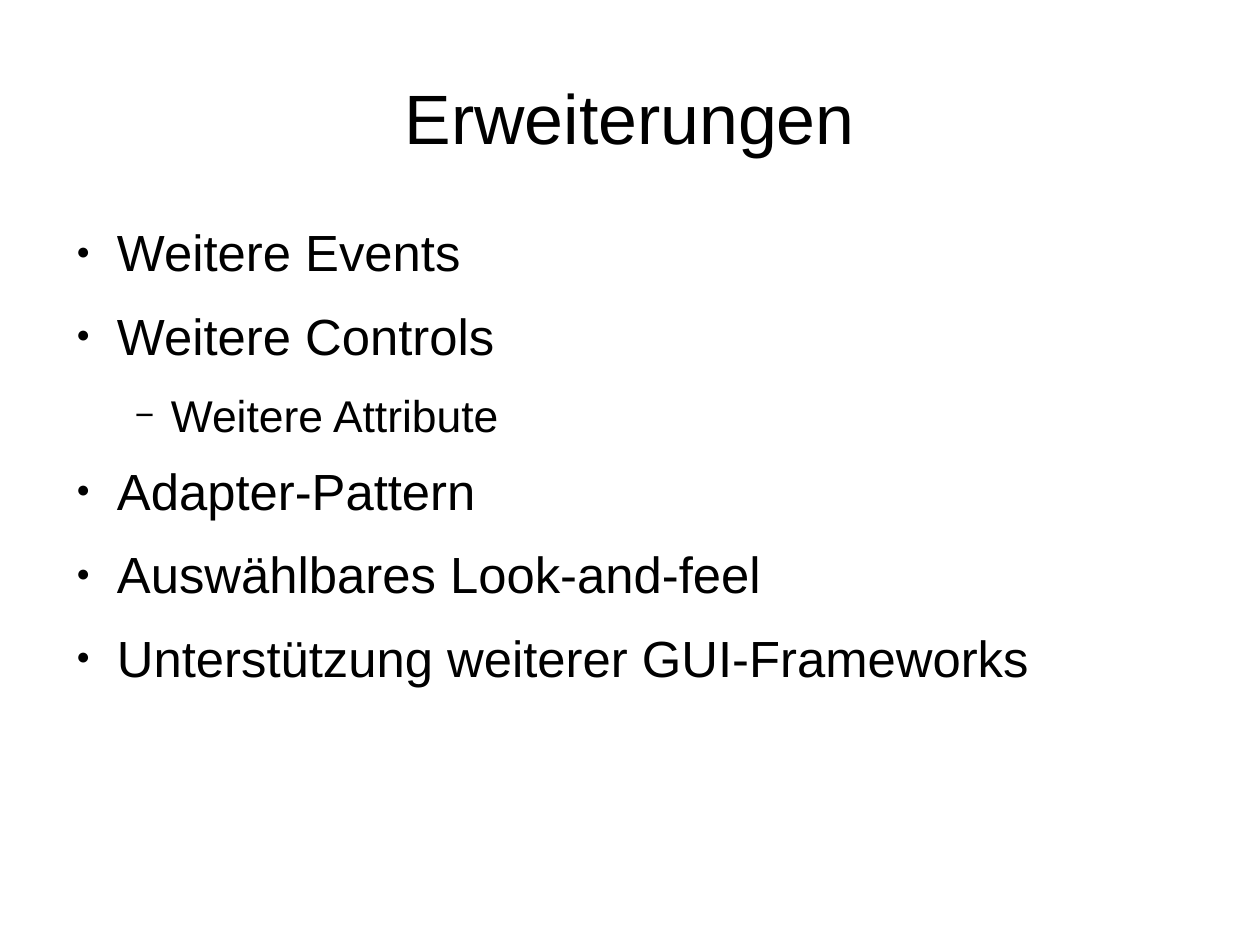
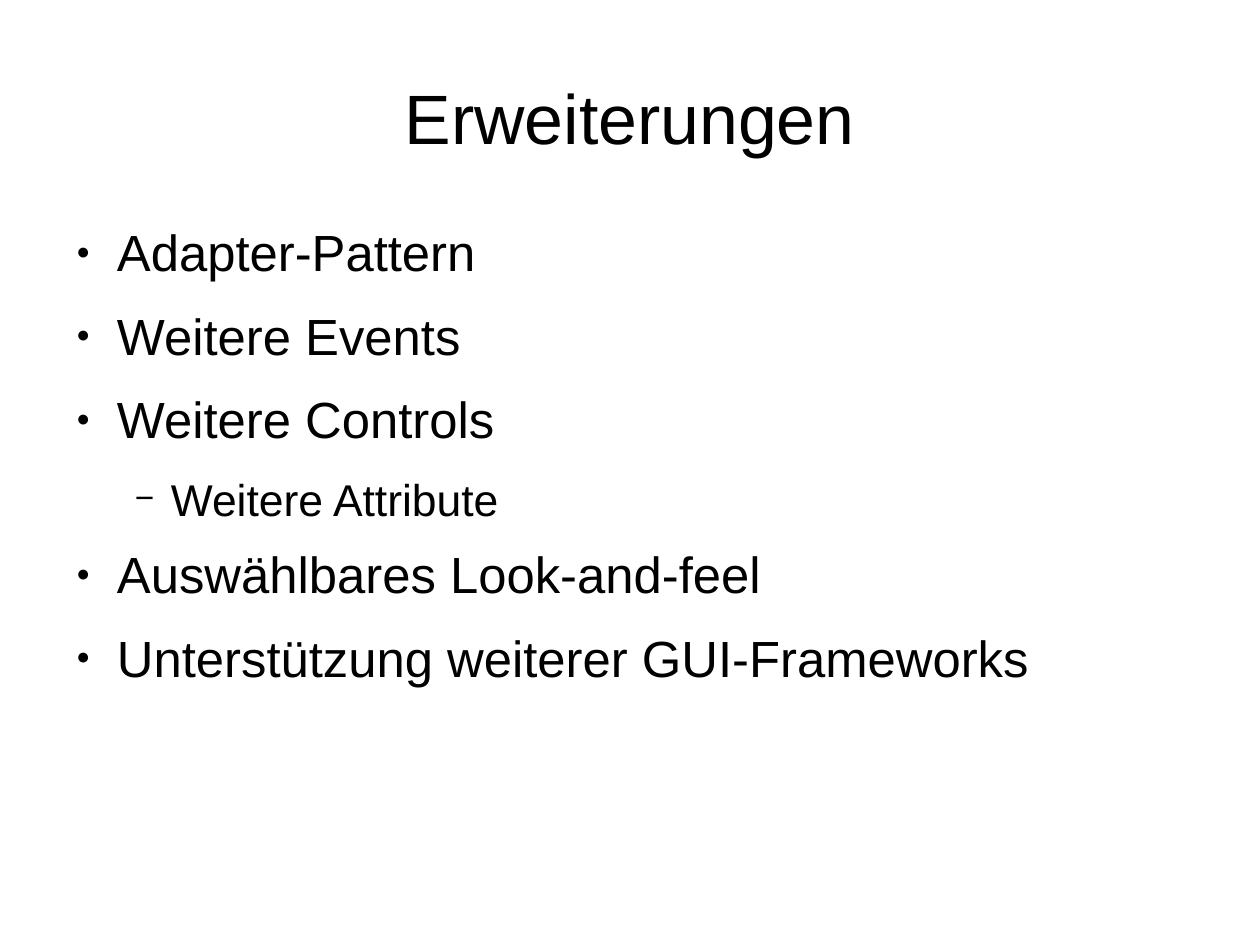
Before and after one commit to hheimbuerger/yaxgl, a slide deck: slide 11 of documents/Praesentationen/Projektabschlusspraesentation.odp. Drawn at 1260x945 pixels with LibreOffice and Linux fonts; fonts in the diff are those of the drawing; background and template pictures are left out. Boxes give left, top, right and bottom in pixels: in the first picture for what was removed or moved away, otherwise in the second. Text is boxed around its words. In the diff, an @@ line names an element or a change of style, - is before the commit and + after.

```diff
--- a/documents/Praesentationen/Projektabschlusspraesentation.odp
+++ b/documents/Praesentationen/Projektabschlusspraesentation.odp
@@ text at box(117, 234, 475, 282): paragraph added @@
+● Adapter-Pattern
@@ text at box(117, 473, 475, 520): paragraph removed @@
-● Adapter-Pattern
```
Also in this commit, not shown: 3 other slides changed.
